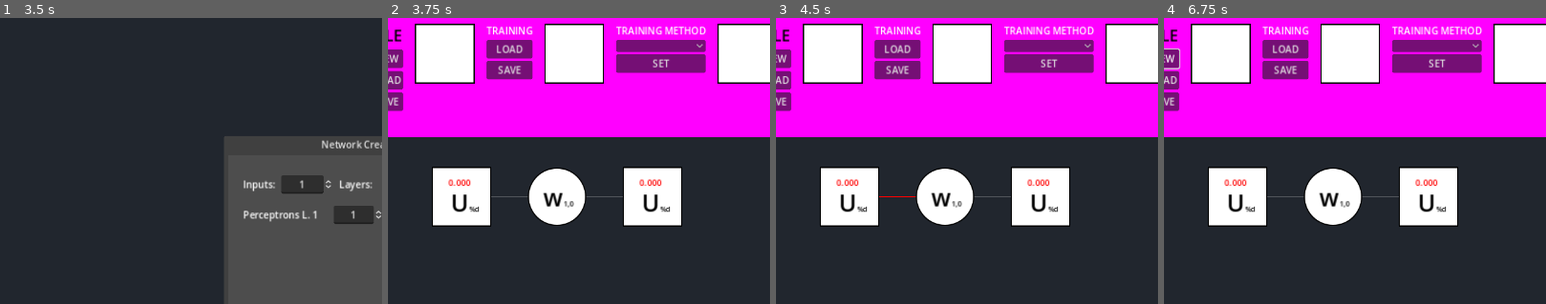
Above: before the commit, frames 1-4 (left to right).
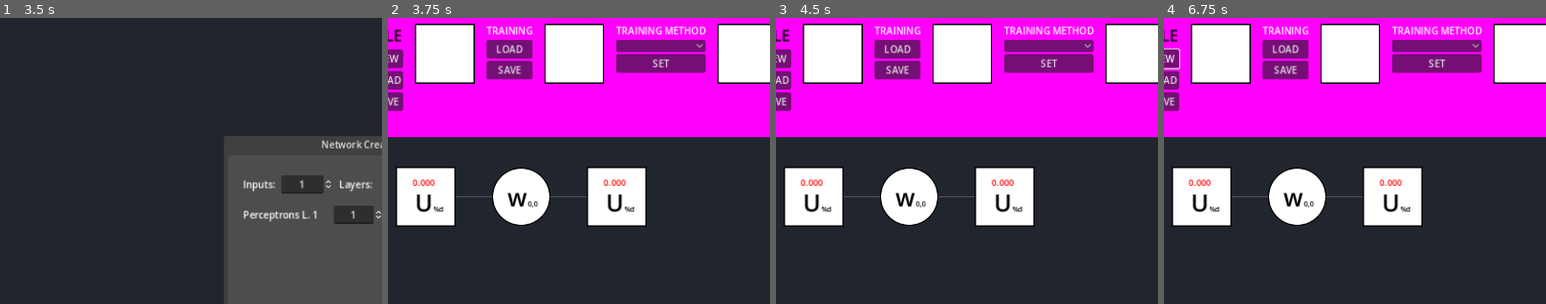
Above: after the commit, the same moments.

Repository: ShiroTsuma-github/GODOT_CONCEPT
Game: Godot game, scene res://src/Scenes/MainScene.tscn
Two runs of this game, one before a commit and one after it. Both use one fixed random seed, a clock stepped at 60 frames per second and the inputs below.
Inputs:
- Up to frame 1 (3.5 s): click "NEW" at 0.5 s; click "Step Unipolar" at 1.25 s; click "Accept" at 2 s; click "Accept" at 2.75 s
- Up to frame 2 (3.75 s): click "Accept" at 3.5 s
- Up to frame 3 (4.5 s): click "START" at 4.25 s
- Up to frame 4 (6.75 s): click "START" at 5 s; click "NEW" at 5.75 s; click "Accept" at 6.5 s
The pictures show only the part of the screen within x 3-53%, y 0-50%; the shares and areas given below are measured in that part.

Frame 1 is identical in both runs. In frame 2, 12% of the frame differs, in the area x 2-77%, y 52-73%; in frame 3, 12%; in frame 4, 12%.

Commit message:
Network creation through python implementation

Diff:
--- a/src/Scenes/CreatorLayerEdit.tscn
+++ b/src/Scenes/CreatorLayerEdit.tscn
@@ -29,3 +29,4 @@
 popup/item_0/id = 0
 
 [connection signal="value_changed" from="SpinBox" to="." method="_on_spin_box_value_changed"]
+[connection signal="item_selected" from="PercActivFunc" to="." method="_on_perc_activ_func_item_selected"]
--- a/src/Scenes/MainScene.tscn
+++ b/src/Scenes/MainScene.tscn
@@ -11,6 +11,7 @@
 var LayerCount: int = 0
 var PerceptronsPerLayer: Array = []
 var InputCount: int = 1
+var functions = []
 
 @onready var NetworkContainer = get_node(\"MarginContainer/ScrollContainer/MarginContainer\")
 # @onready var Network = get_node(\"MarginContainer/ScrollContainer/Network\")
@@ -31,21 +32,21 @@
 	add_child(start_window)
 
 
-func forward_signal(param1, param2, param3):
+func forward_signal(param1, param2, param3, param4):
+	for n in NetworkContainer.get_children():
+		NetworkContainer.remove_child(n)
+		n.queue_free()
 	navbar.visible = true
 	inspector.get_node('InspectorRight').visible = true
 	LayerCount = param1
 	PerceptronsPerLayer = param2
 	InputCount = param3
-	print(PerceptronsPerLayer)
+	functions = param4
 	Network = Objects.Base_Network.instantiate()
-	Network.input_count = InputCount
-	Network.perceptron_layer_count = LayerCount
-	Network.perc_per_layer = PerceptronsPerLayer
-	for n in NetworkContainer.get_children():
-		NetworkContainer.remove_child(n)
-		n.queue_free()
 	NetworkContainer.add_child(Network)
+	Network.setup(InputCount, LayerCount)
+	Network.set_perceptrons_per_layer(PerceptronsPerLayer)
+	Network.set_activation_functions(functions)
 
 func create_inspector():
 	inspector.visible = true
--- a/src/Scenes/Network.tscn
+++ b/src/Scenes/Network.tscn
@@ -1,11 +1,7 @@
-[gd_scene load_steps=3 format=3 uid="uid://0726l0lom0wl"]
+[gd_scene load_steps=2 format=3 uid="uid://0726l0lom0wl"]
 
 [ext_resource type="Script" path="res://src/Scripts/NeuralNetwork/Network.gd" id="1_gu80t"]
-[ext_resource type="PackedScene" uid="uid://bpatolwa2i45n" path="res://src/Scenes/Layer.tscn" id="2_71kjj"]
 
 [node name="NeuralNetwork" type="HBoxContainer"]
 theme_override_constants/separation = 60
 script = ExtResource("1_gu80t")
-
-[node name="Layer" parent="." instance=ExtResource("2_71kjj")]
-layout_mode = 2
--- a/src/Scripts/Layer/Layer.gd
+++ b/src/Scripts/Layer/Layer.gd
@@ -18,17 +18,18 @@
 
 # Called when the node enters the scene tree for the first time.
 func _ready():
-	var index = start_index
-	if input_count != 0:
-		create_inputs()
-		return
-	elif output_count != 0:
-		create_outputs()
-		return
-	create_perceptrons()
-	for perceptron in layer.get_children():
-		perceptron.position_index = index
-		index += 1
+	# var index = start_index
+	#if input_count != 0:
+	#	create_inputs()
+	#	return
+	#elif output_count != 0:
+	#	create_outputs()
+	#	return
+	#create_perceptrons()
+	#for perceptron in layer.get_children():
+	#	perceptron.position_index = index
+	#	index += 1
+	pass
 
 func create_perceptrons():
 	for _i in range(children_count):
@@ -112,11 +113,19 @@
 	children = i_children
 	for i in children.size():
 			children[i].pos_x = pos_x
-			children[i].pos_y = child_count()
+			children[i].pos_y = i
 			if i_children[i].type == 'perceptron':
 				children_functions.append(children[i].activation_function)
 				if left_layer != null:
 					children[i].set_neighbours(left_layer.children)
+
+func cadd_child(i_child):
+	children.append(i_child)
+	if i_child.type == 'perceptron':
+		children_functions.append(i_child.activation_function)
+		children[-1].set_neighbours(left_layer.children)
+		children[-1].set_pos(pos_x, children.size() - 1)
+	layer.add_child(i_child)
 
 func get_sums():
 	var res = []
--- a/src/Scripts/LayerEdit/CreatorLayerEdit.gd
+++ b/src/Scripts/LayerEdit/CreatorLayerEdit.gd
@@ -1,5 +1,6 @@
 extends HBoxContainer
 @export var perceptron_count: int = 1
+@export var layer_function = Objects.ActivationFunctions.STEP_UNIPOLAR
 
 @onready var dropdown = get_node("PercActivFunc")
 
@@ -26,3 +27,28 @@
 	dropdown.add_item("RELU PARAMETRIC")
 	dropdown.add_separator()
 	dropdown.add_item("Softplus")
+
+
+
+func _on_perc_activ_func_item_selected(index):
+	match index:
+		0:
+			layer_function = Objects.ActivationFunctions.STEP_UNIPOLAR
+		1:
+			layer_function = Objects.ActivationFunctions.STEP_BIPOLAR
+		3:
+			layer_function = Objects.ActivationFunctions.SIGMOID_UNIPOLAR
+		4:
+			layer_function = Objects.ActivationFunctions.SIGMOID_BIPOLAR
+		6:
+			layer_function = Objects.ActivationFunctions.IDENTITY
+		8:
+			layer_function = Objects.ActivationFunctions.RELU
+		9:
+			layer_function = Objects.ActivationFunctions.RELU_LEAKY
+		10:
+			layer_function = Objects.ActivationFunctions.RELU_PARAMETRIC
+		12:
+			layer_function = Objects.ActivationFunctions.SOFTPLUS
+		_:
+			assert(1==2, "No matching function")
--- a/src/Scripts/Manager/Objects.gd
+++ b/src/Scripts/Manager/Objects.gd
@@ -1,7 +1,7 @@
 extends Node
 
 signal create_inspector
-signal perceptron_pressed(perceptron)
+signal perceptron_pressed(pos_x, pos_y)
 signal simulate_running
 
 var Base_Start_Window = load("res://src/Scenes/NetworkCreator.tscn")
@@ -12,6 +12,7 @@
 var Base_Inspector = load("res://src/Scenes/Inspector.tscn")
 var Base_Perceptron = load("res://src/Scenes/Perceptron.tscn")
 var Base_InputOutput = load("res://src/Scenes/InputOutput.tscn")
+var Base_Layer = load("res://src/Scenes/Layer.tscn")
 
 enum ActivationFunctions{
 	STEP_UNIPOLAR,
--- a/src/Scripts/NetworkCreator/NetworkCreator.gd
+++ b/src/Scripts/NetworkCreator/NetworkCreator.gd
@@ -9,8 +9,8 @@
 var layer_count: int = 1
 var input_count_value: int = 1
 var percpetrons_per_layer: Array = []
-
-signal setup_network(layers, perceptrons, inputs)
+var layer_functions = []
+signal setup_network(layers, perceptrons, inputs, functions)
 
 func _ready():
 	get_node("MarginContainer/NewLoad").visible = true
@@ -76,11 +76,12 @@
 	input_count_value = input_count.value
 	for item in layer_edit_container.get_children():
 		percpetrons_per_layer.append(item.perceptron_count)
+		layer_functions.append(item.layer_function)
 
 
 func _on_accept_close_button_pressed():
 	get_network_config()
-	setup_network.emit(layer_count, percpetrons_per_layer, input_count_value)
+	setup_network.emit(layer_count, percpetrons_per_layer, input_count_value, layer_functions)
 	hide()
 
 
--- a/src/Scripts/NeuralNetwork/Network.gd
+++ b/src/Scripts/NeuralNetwork/Network.gd
@@ -7,20 +7,23 @@
 var goutput_count: int = 1
 @onready var MainScene = get_tree().root.get_child(0)
 var glayers: Array = []
-var start_left: int = 110
+var start_left: int = 60
 var start_top = 100
 var diff_x = 160
 var diff_y = 130
 var offset_x = 40
 var selected_x = null
 var selected_y = null
-var forward_dir = true
+var forward_dir = false
 
 # Called when the node enters the scene tree for the first time.
 func _ready():
-	setup()
-
-func setup():
+	# csetup()
+	#setup(13,4)
+	#set_perceptrons_per_layer([8,2,3,5])
+	pass
+
+func csetup():
 	add_input_layer()
 	for i in range(perceptron_layer_count):
 		add_layer(perc_per_layer[i])
@@ -76,61 +79,42 @@
 			selected_y = child_i
 			queue_redraw()
 
-func show_connections(perceptron):
-	var item_x = 0
-	var item_y = 0
-	var found = false
-	var x = -1
-	var y = -1
-	for line in glayers:
-		if found:
-			break
-		x += 1
-		y = -1
-		for child in line.get_children()[0].get_children():
-			if found:
-				break
-			y += 1
-			if perceptron == child:
-				item_x = x
-				item_y = y
-				found = true
-	selected_x = x
-	selected_y = y
+func show_connections(pos_x, pos_y):
+	selected_x = pos_x
+	selected_y = pos_y
 	queue_redraw()
 
 func draw_specific():
 	draw_connections()
 	if forward_dir:
-		for sibling_i in range(glayers[selected_x - 1].perceptrons.size()):
+		for sibling_i in range(layers[selected_x - 1].child_count()):
 			var pos_p = Vector2(start_left + offset_x + diff_x * (selected_x - 1), start_top + diff_y * sibling_i)
 			var pos_s = Vector2(start_left - offset_x + diff_x * selected_x, start_top + diff_y * selected_y)
 			draw_line(pos_p, pos_s, Color(255.0/255.0, 0/255.0, 0/255.0, 1), 3)
 	else:
-		if selected_x == glayers.size() - 2:
+		if selected_x == layers.size() - 2:
 			var pos_p = Vector2(start_left + diff_x * selected_x, start_top + diff_y * selected_y)
 			var pos_s = Vector2(start_left + diff_x * (selected_x + 1), start_top + diff_y * selected_y)
 			draw_line(pos_p, pos_s, Color(255.0/255.0, 0/255.0, 0/255.0, 1), 3)
 			return
-		for sibling_i in range(glayers[selected_x + 1].perceptrons.size()):
+		for sibling_i in range(layers[selected_x + 1].child_count()):
 			var pos_p = Vector2(start_left + offset_x + diff_x * selected_x, start_top + diff_y * selected_y)
 			var pos_s = Vector2(start_left - offset_x + diff_x *(selected_x + 1), start_top + diff_y * sibling_i)
 			draw_line(pos_p, pos_s, Color(255.0/255.0, 0/255.0, 0/255.0, 1), 3)
 
 
 func draw_connections():
-	var ConnectionTable = []
-	for layer_i in range(glayers.size() - 2):
-		for perceptron_i in range(glayers[layer_i].perceptrons.size()):
-			for sibling_i in range(glayers[layer_i + 1].perceptrons.size()):
+	for layer_i in layers.size() - 2:
+		for perceptron_i in layers[layer_i].child_count():
+			for sibling_i in layers[layer_i].right_layer.child_count():
 				var pos_p = Vector2(start_left + offset_x + diff_x * layer_i, start_top + diff_y * perceptron_i)
 				var pos_s = Vector2(start_left -offset_x + diff_x * (layer_i + 1), start_top + diff_y * sibling_i)
 				draw_line(pos_p, pos_s, Color(194/255.0, 195/255.0, 197/255.0, 0.3), 2)
-	var last_layer = glayers.size() - 1
-	for perceptron_i in range(glayers[-1].perceptrons.size()):
-		var pos_p = Vector2(start_left + diff_x * (last_layer - 1), start_top + diff_y * perceptron_i)
-		var pos_s = Vector2(start_left + diff_x * last_layer, start_top + diff_y * perceptron_i)
+	for perceptron_i in output_layer.child_count():
+		var pos_p = Vector2(start_left + diff_x * (output_layer.pos_x - 1), start_top + diff_y * perceptron_i)
+		var pos_s = Vector2(start_left + diff_x * output_layer.pos_x, start_top + diff_y * perceptron_i)
 		draw_line(pos_p, pos_s, Color(194/255.0, 195/255.0, 197/255.0, 0.3), 2)
+
 
 
 
@@ -232,3 +216,61 @@
 
 func get_perc_layers():
 	return perc_layers
+
+
+func set_perceptrons_per_layer(i_perceptrons_per_layer):
+	for i in perc_layers.size():
+		for j in i_perceptrons_per_layer[i]:
+			var obj = Objects.Base_Perceptron.instantiate()
+			obj.init(Objects.ActivationFunctions.STEP_UNIPOLAR, learning_rate, momentum)
+			perc_layers[i].cadd_child(obj)
+	for i in perc_layers[-1].children.size():
+		var obj = Objects.Base_InputOutput.instantiate()
+		output_layer.cadd_child(obj)
+	queue_redraw()
+	Objects.perceptron_pressed.connect(show_connections)
+
+func prepare_for_backpropagation():
+	for i in perc_layers.size():
+		perc_layers[i].prepare_for_backpropagation()
+
+func set_layer_activation_function(i_id, i_activation_function):
+	perc_layers[i_id].set_children_functions(i_activation_function)
+
+func set_activation_functions(i_activation_functions):
+	for i in perc_layers.size():
+		perc_layers[i].set_children_functions(i_activation_functions[i])
+
+func setup(i_inputs = 1, i_perc_layers = 1):
+	var moving_pos = 0
+	var layer = Objects.Base_Layer.instantiate()
+	layer.pos_x = moving_pos
+	moving_pos += 1
+	layers.append(layer)
+	add_child(layer)
+	for i in i_perc_layers:
+		layer = Objects.Base_Layer.instantiate()
+		layer.pos_x = moving_pos
+		moving_pos += 1
+		layers.append(layer)
+		perc_layers.append(layer)
+		add_child(layer)
+
+	layer = Objects.Base_Layer.instantiate()
+	layer.pos_x = moving_pos
+	moving_pos += 1
+	layers.append(layer)
+	add_child(layer)
+	input_layer = layers[0]
+	output_layer = layers[-1]
+	for i in i_inputs:
+		var input = Objects.Base_InputOutput.instantiate()
+		layers[0].cadd_child(input)
+	for i in layers.size():
+		if i == 0:
+			layers[i].right_layer = layers[i + 1]
+		if i == layers.size() - 1:
+			layers[i].left_layer = layers[i - 1]
+		else:
+			layers[i].left_layer = layers[i - 1]
+			layers[i].right_layer = layers[i + 1]
--- a/src/Scripts/Perceptron/Perceptron.gd
+++ b/src/Scripts/Perceptron/Perceptron.gd
@@ -31,8 +31,6 @@
 # Called when the node enters the scene tree for the first time.
 func _ready():
 	name = "Perceptron"
-	inner_neighbour.init(1)
-	set_neighbours([1,3,2])
 
 
 
@@ -58,14 +56,14 @@
 	if event is InputEventMouseButton:
 		if event.button_index == MOUSE_BUTTON_LEFT and event.pressed and isHovering:
 			# Objects.create_inspector.emit()
-			Objects.perceptron_pressed.emit(self)
+			Objects.perceptron_pressed.emit(pos_x, pos_y)
 
 
 # NEURAL NETWORK IMPLEMENTATION
 func init(
-	i_activation_function, i_learning_rate, i_momentum,
-	i_step_bipolar_threshold, i_identity_a,
-	i_parametric_a, i_pos_x, i_pos_y):
+	i_activation_function, i_learning_rate, i_momentum, i_pos_x=-1, i_pos_y=null,
+	i_step_bipolar_threshold = 0, i_identity_a = 1,
+	i_parametric_a = 0.1):
 
 		activation_function = i_activation_function
 		learning_rate = i_learning_rate
@@ -88,8 +86,8 @@
 var step_bipolar_threshold = 0
 var identity_a = 0
 var parametric_a = 0.1
-var pos_x: int
-var pos_y: int
+var pos_x = null
+var pos_y = null
 var weights = [inner_weight] :
 	get:
 		return weights
